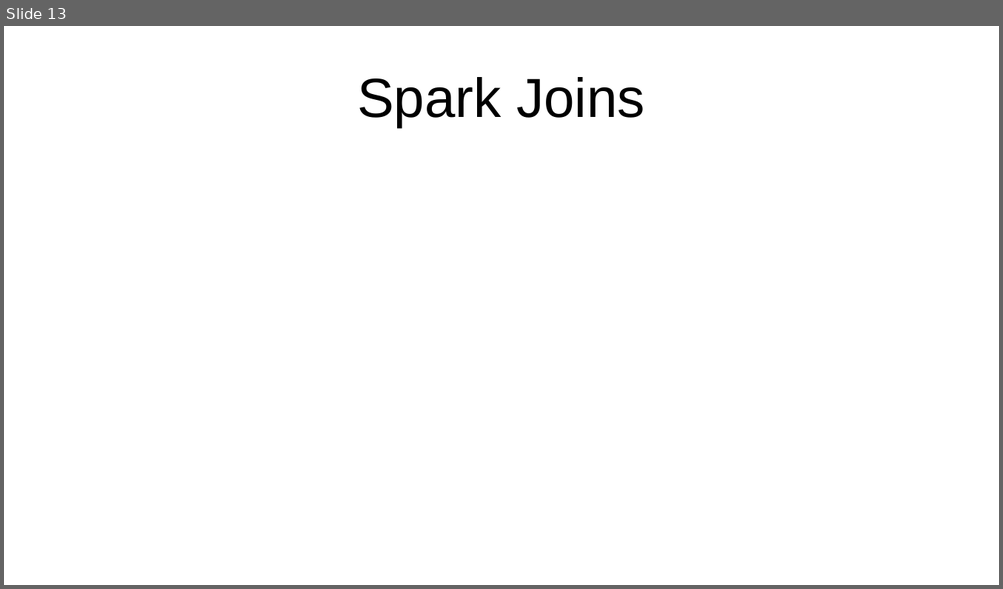
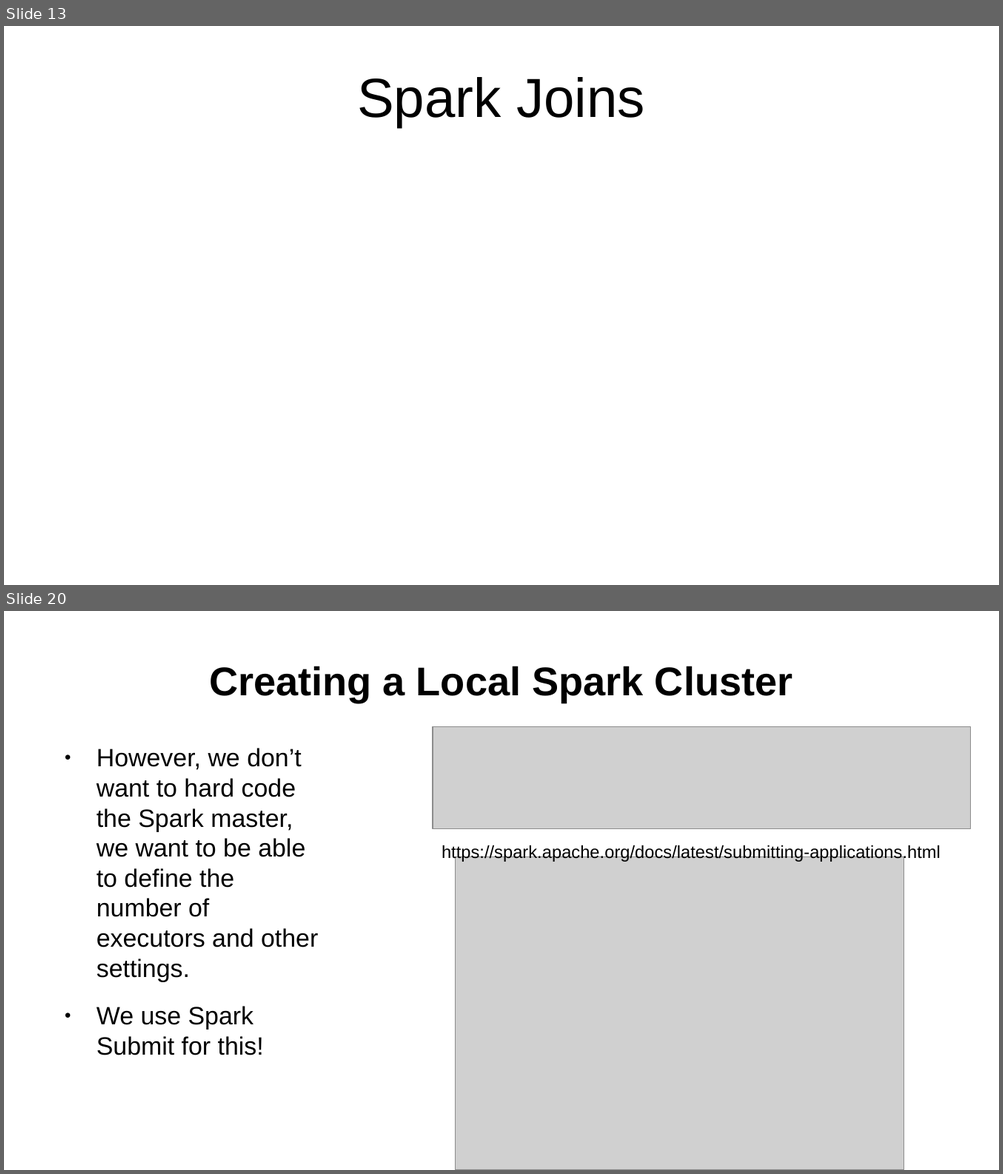
Before and after one commit to mossdet/dlp_data_eng, a slide deck: Notes/05_01_Batch_Processing_Spark.odp. Shown one above the other, each under a label of ours: slide 13 before the commit, slides 13 and 20 after it; the slides between them are not shown. The pictures are 1003x589 and 1003x1174 pixels, drawn with LibreOffice and Linux fonts; fonts in the diff are those of the drawing; grey boxes stand for pictures. Boxes give left, top, right and bottom in pixels: in the first picture for what was removed or moved away, otherwise in the second. Text is boxed around its words. In the diff, an @@ line names an element or a change of style, - is before the commit and + after.

```diff
--- a/Notes/05_01_Batch_Processing_Spark.odp
+++ b/Notes/05_01_Batch_Processing_Spark.odp
@@ slide 20 added at [4,611,999,1170], background #FFFFFF @@
@@ title added at [209,666,793,703], 32 pt, text #000000, bold @@
+Creating a Local Spark Cluster
@@ picture added at [432,726,970,829] @@
@@ text added at [96,748,318,1056], 20 pt, text #000000 @@
+● However, we don’t want to hard code the Spark master, we want to be able to define the number of executors and other settings.
+● We use Spark Submit for this!
@@ text added at [441,846,940,862], 14 pt, text #000000 @@
+https://spark.apache.org/docs/latest/submitting-applications.html
@@ picture added at [455,857,904,1170] @@
```
Also in this commit, not shown: 8 other slides added, 4 other files.
